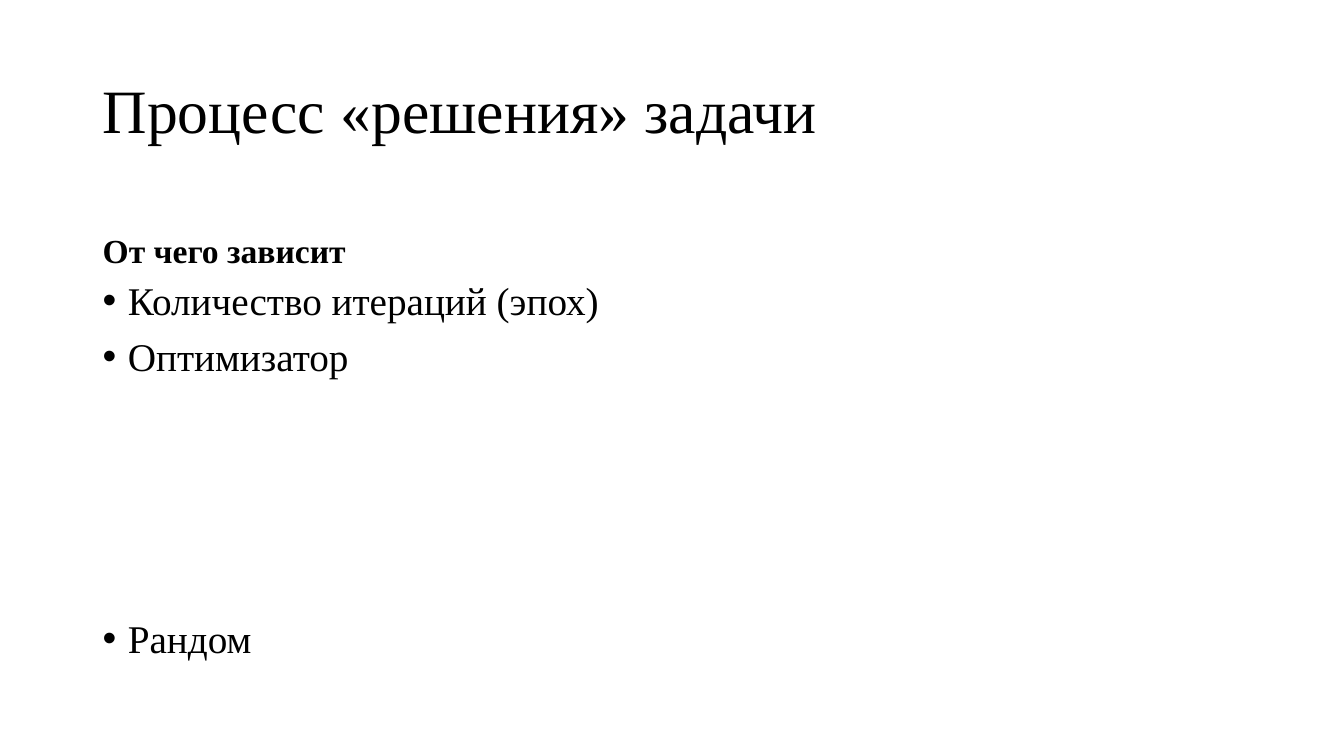
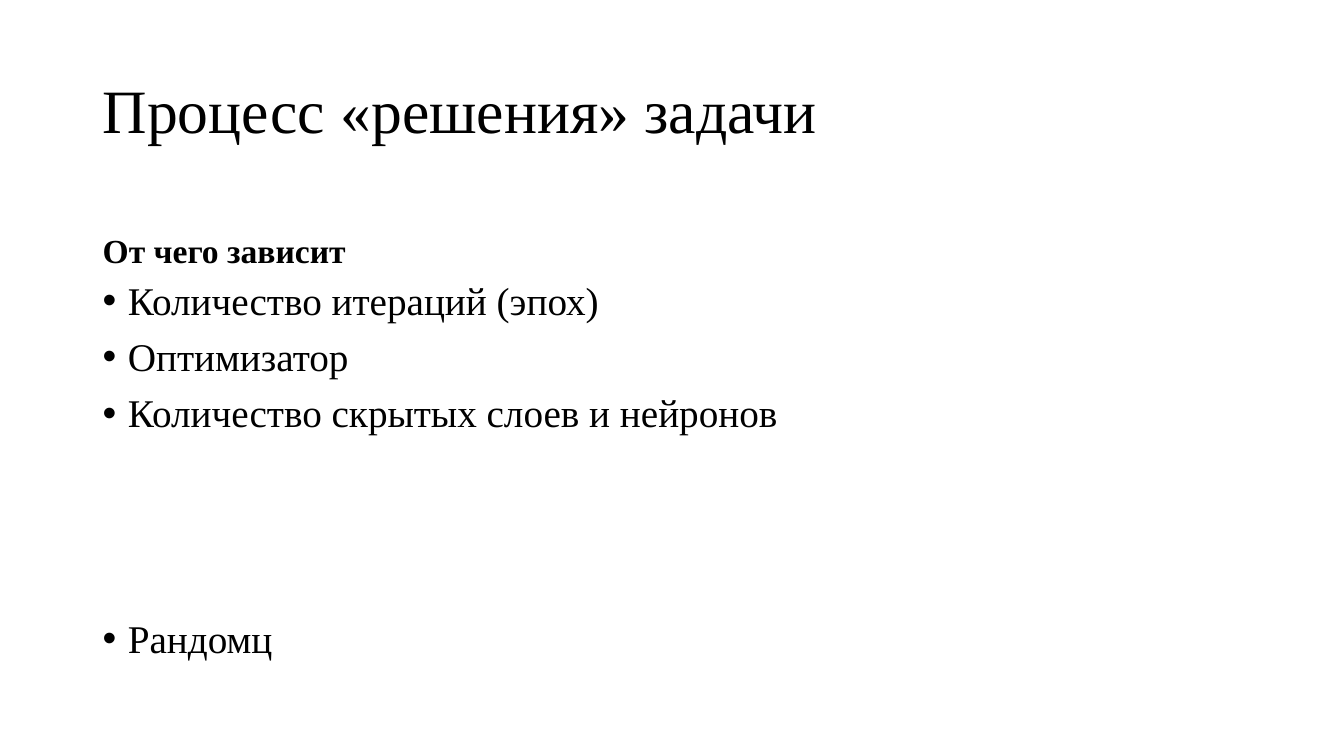
Before and after one commit to Ygrik2003/PINN_GL, a slide deck: slide 4 of src_latex/present.pptx. Drawn at 1344x756 pixels with LibreOffice and Linux fonts; fonts in the diff are those of the drawing. Boxes give left, top, right and bottom in pixels: in the first picture for what was removed or moved away, otherwise in the second. Text is boxed around its words. In the diff, an @@ line names an element or a change of style, - is before the commit and + after.

```diff
--- a/src_latex/present.pptx
+++ b/src_latex/present.pptx
@@ text at (x1=128, y1=400, x2=777, y2=660): text changed @@
-• Рандом
+• Количество скрытых слоев и нейронов
+• Рандомц
```
Also in this commit, not shown: 3 other slides changed, 1 slide added.
